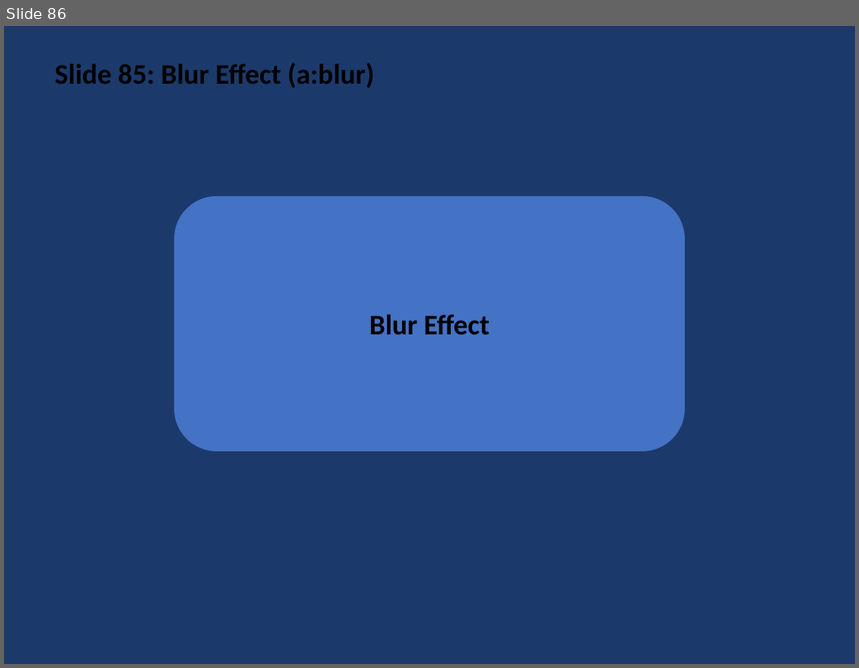
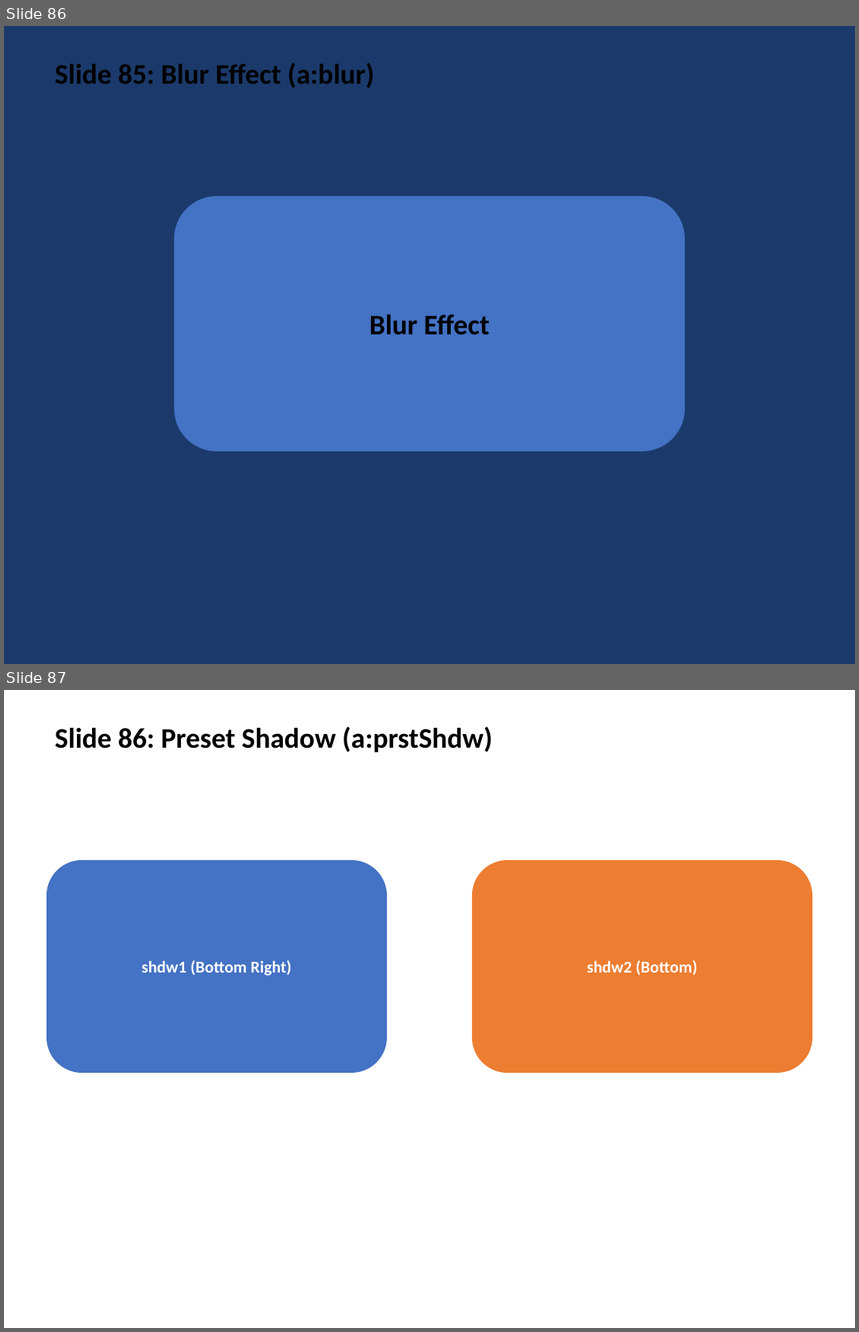
Before and after one commit to t-ujiie-g/pptx-svg, a slide deck: test_fixtures/test_features.pptx. Shown one above the other, each under a label of ours: slide 86 before the commit, slides 86 and 87 after it. The pictures are 859x668 and 859x1332 pixels, drawn with LibreOffice and Linux fonts; fonts in the diff are those of the drawing. Boxes give left, top, right and bottom in pixels: in the first picture for what was removed or moved away, otherwise in the second. Text is boxed around its words. In the diff, an @@ line names an element or a change of style, - is before the commit and + after.

```diff
--- a/test_fixtures/test_features.pptx
+++ b/test_fixtures/test_features.pptx
@@ slide 87 added at (4,690,855,1328), background #FFFFFF @@
@@ text added at (55,726,493,752), 24 pt, text #000000, bold @@
+Slide 86: Preset Shadow (a:prstShdw)
@@ rounded rectangle added at (47,860,387,1073), fill #4472C4, 14 pt, text #FFFFFF, bold @@
+shdw1 (Bottom Right)
@@ rounded rectangle added at (472,860,813,1073), fill #ED7D31, 14 pt, text #FFFFFF, bold @@
+shdw2 (Bottom)
```
Also in this commit, not shown: 19 other files.
